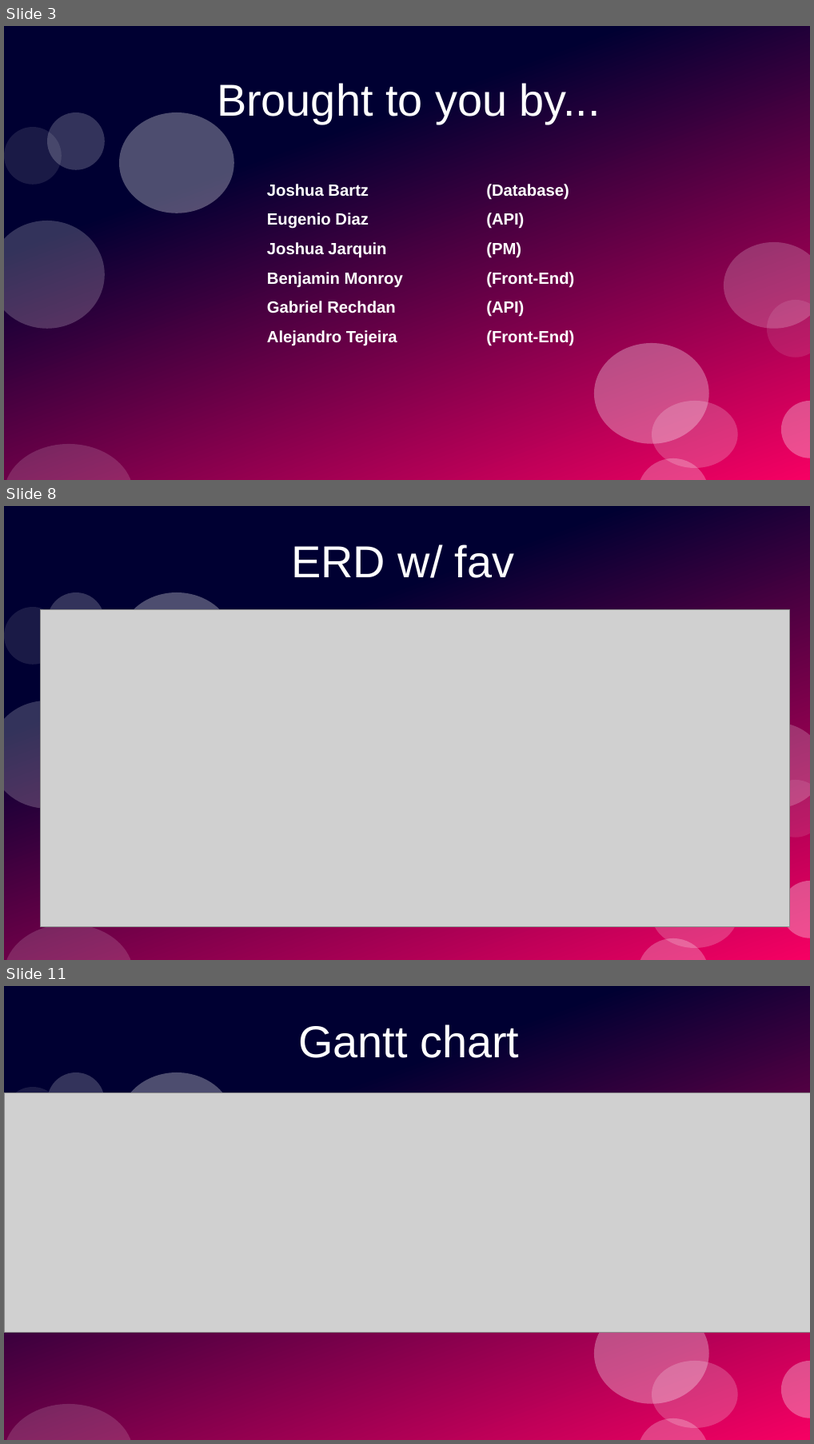
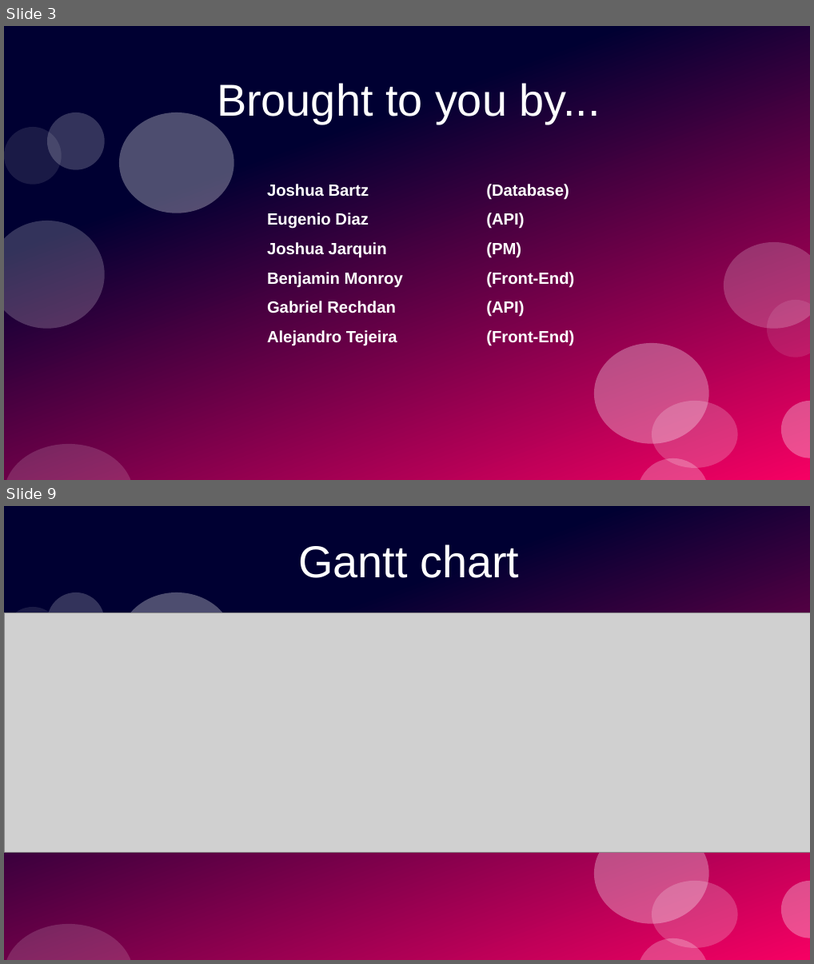
Before and after one commit to PrototypeProto/COP_4331_Small-Project, a slide deck: Pres.pptx. Shown one above the other, each under a label of ours: slides 3, 8 and 11 before the commit, slides 3 and 9 after it; the slides between them are not shown. The pictures are 814x1444 and 814x964 pixels, drawn with LibreOffice and Linux fonts; fonts in the diff are those of the drawing; grey boxes stand for pictures. Boxes give left, top, right and bottom in pixels: in the first picture for what was removed or moved away, otherwise in the second. Text is boxed around its words. In the diff, an @@ line names an element or a change of style, - is before the commit and + after.

```diff
--- a/Pres.pptx
+++ b/Pres.pptx
@@ slide 8 removed at [4, 506, 810, 960], background #FFFFFF; not listed: 11 template elements that a slide beside it also shows @@
@@ title removed at [291, 544, 514, 578] @@
-ERD w/ fav
@@ picture removed at [41, 610, 790, 927] @@
@@ what was slide 11 is now slide 9 @@
```
Also in this commit, not shown: 12 slides changed, 7 slides added.
